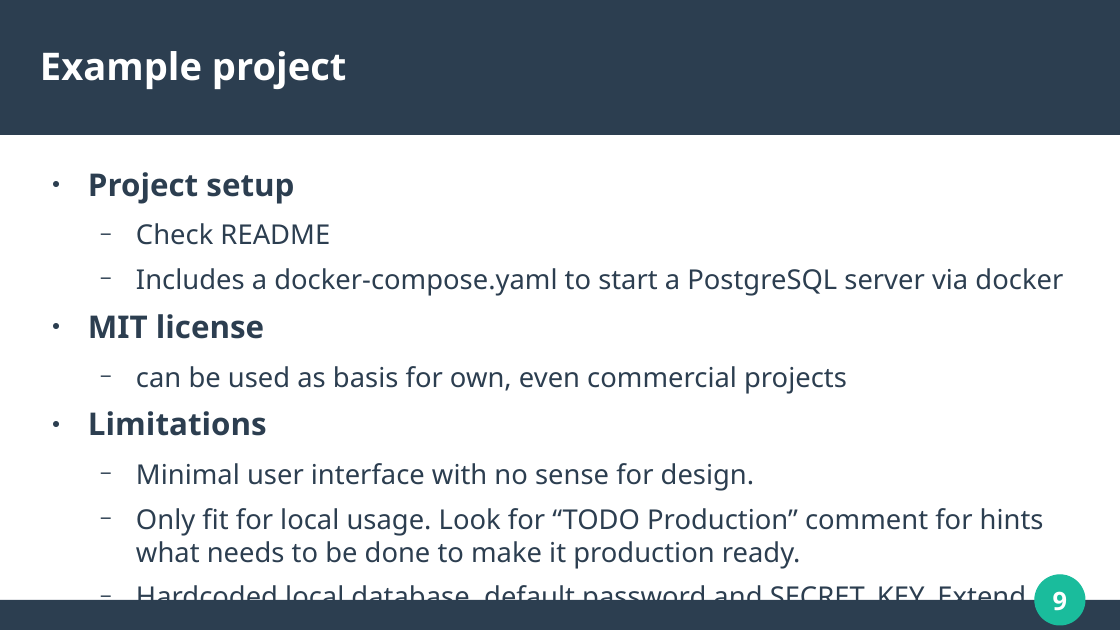
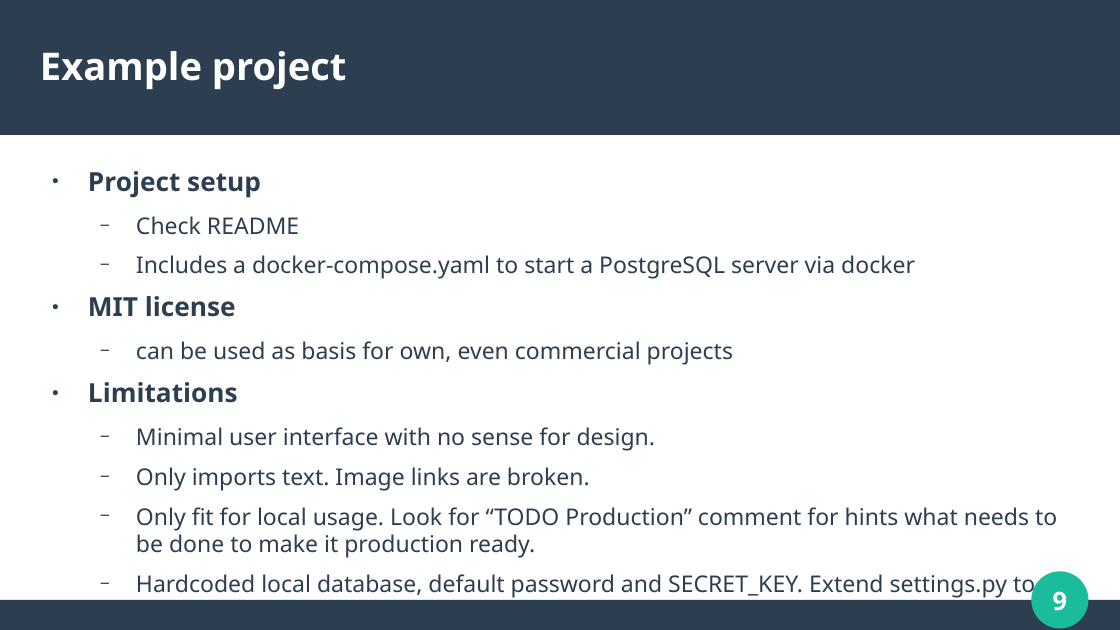
Before and after one commit to roskakori/django-search-example, a slide deck: slide 9 of Full text search with Django and PostgreSQL.odp. Drawn at 1120x630 pixels with LibreOffice and Linux fonts; fonts in the diff are those of the drawing. Boxes give left, top, right and bottom in pixels: in the first picture for what was removed or moved away, otherwise in the second. Text is boxed around its words. In the diff, an @@ line names an element or a change of style, - is before the commit and + after.

Commit message:
#1 Add initial slides.
This is a work in progress, several slides are mostly "TODO".

```diff
--- a/Full text search with Django and PostgreSQL.odp
+++ b/Full text search with Django and PostgreSQL.odp
@@ text at [88, 171, 1057, 598]: size 22.2 to 18.6 pt in "Project setup", "MIT license", "Limitations"; size 19.4 to 16.3 pt in "Check README", "Includes a docker-compose.yaml to start a PostgreSQL ...", "can be used as basis for own, ...", "Minimal user interface with no sense for ..." and 2 more places @@
@@ text at [136, 467, 590, 491]: paragraph added @@
+  − Only imports text. Image links are broken.
@@ ellipse at [1036, 575, 1085, 625]: outline #1ABC9C 0.85 pt to #1ABC9C 5.05 pt @@
```
Also in this commit, not shown: 15 other slides changed, 12 slides added.
